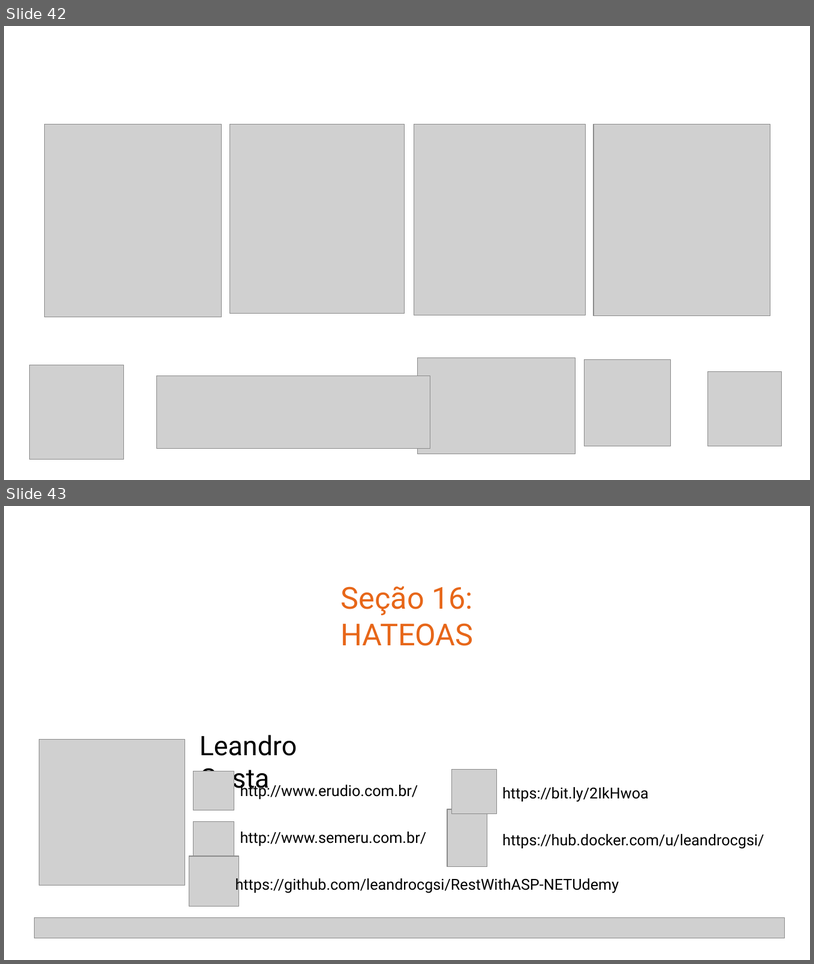
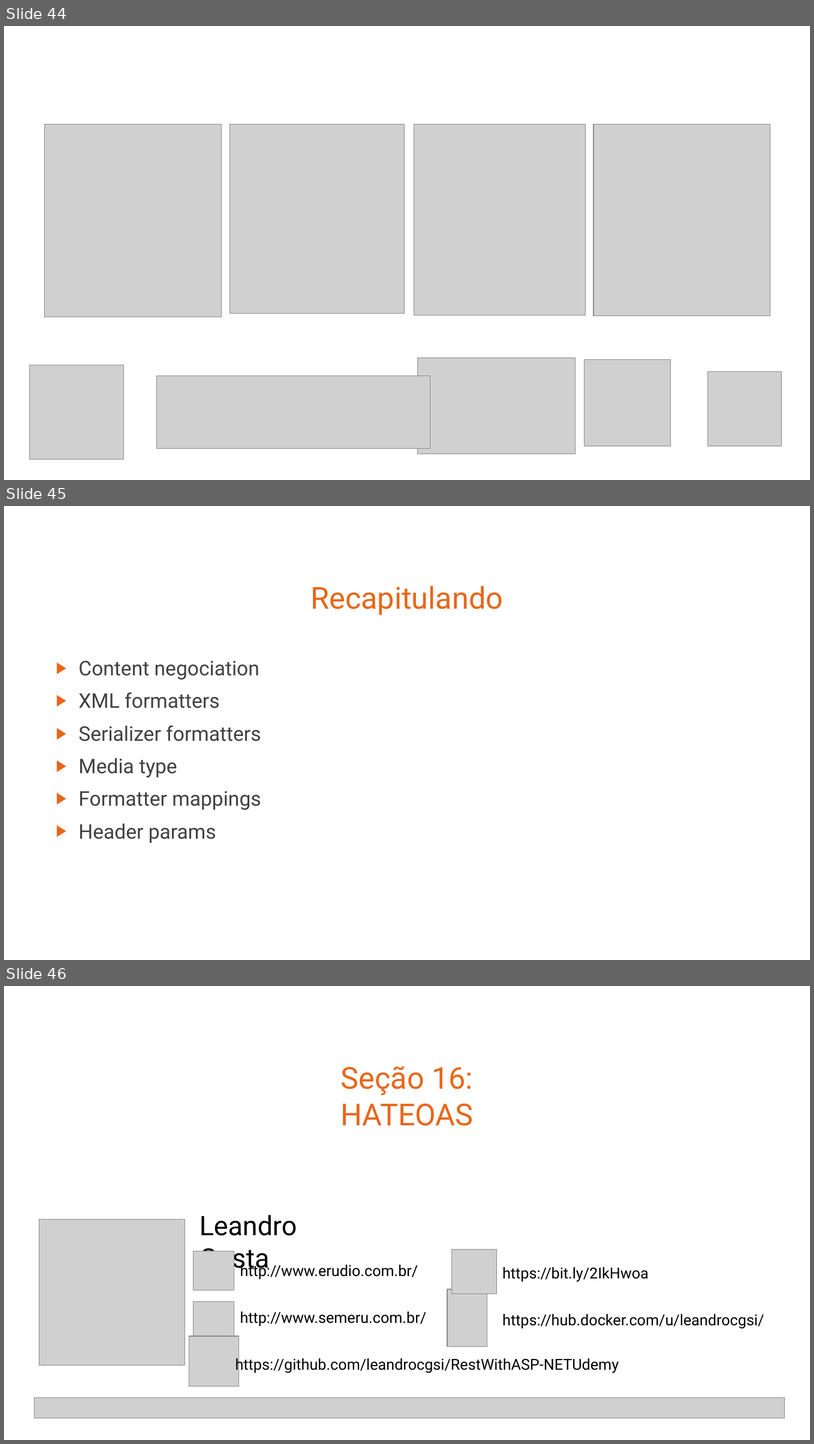
Before and after one commit to leandrocgsi/RestWithASP-NETUdemy, a slide deck: Documents/Building Modern RESTFul API's With ASP.NET Core - Architectural Overview.pptx. Shown one above the other, each under a label of ours: slides 42 and 43 before the commit, slides 44, 45 and 46 after it. The pictures are 814x964 and 814x1444 pixels, drawn with LibreOffice and Linux fonts; fonts in the diff are those of the drawing; grey boxes stand for pictures. Boxes give left, top, right and bottom in pixels: in the first picture for what was removed or moved away, otherwise in the second. Text is boxed around its words. In the diff, an @@ line names an element or a change of style, - is before the commit and + after.

```diff
--- a/Documents/Building Modern RESTFul API's With ASP.NET Core - Architectural Overview.pptx
+++ b/Documents/Building Modern RESTFul API's With ASP.NET Core - Architectural Overview.pptx
@@ slide 45 added at box(4, 506, 810, 960), background #FFFFFF @@
@@ title added at box(311, 586, 503, 615), 36 pt, text #E76618 @@
+Recapitulando
@@ text added at box(78, 661, 261, 843), 24 pt, text #404040 @@
+▶ Content negociation
+▶ XML formatters
+▶ Serializer formatters
+▶ Media type
+▶ Formatter mappings
+▶ Header params
@@ what was slide 42 is now slide 44 @@
@@ what was slide 43 is now slide 46 @@
```
Also in this commit, not shown: 3 slides changed, 11 other slides added, 3 slides removed.
